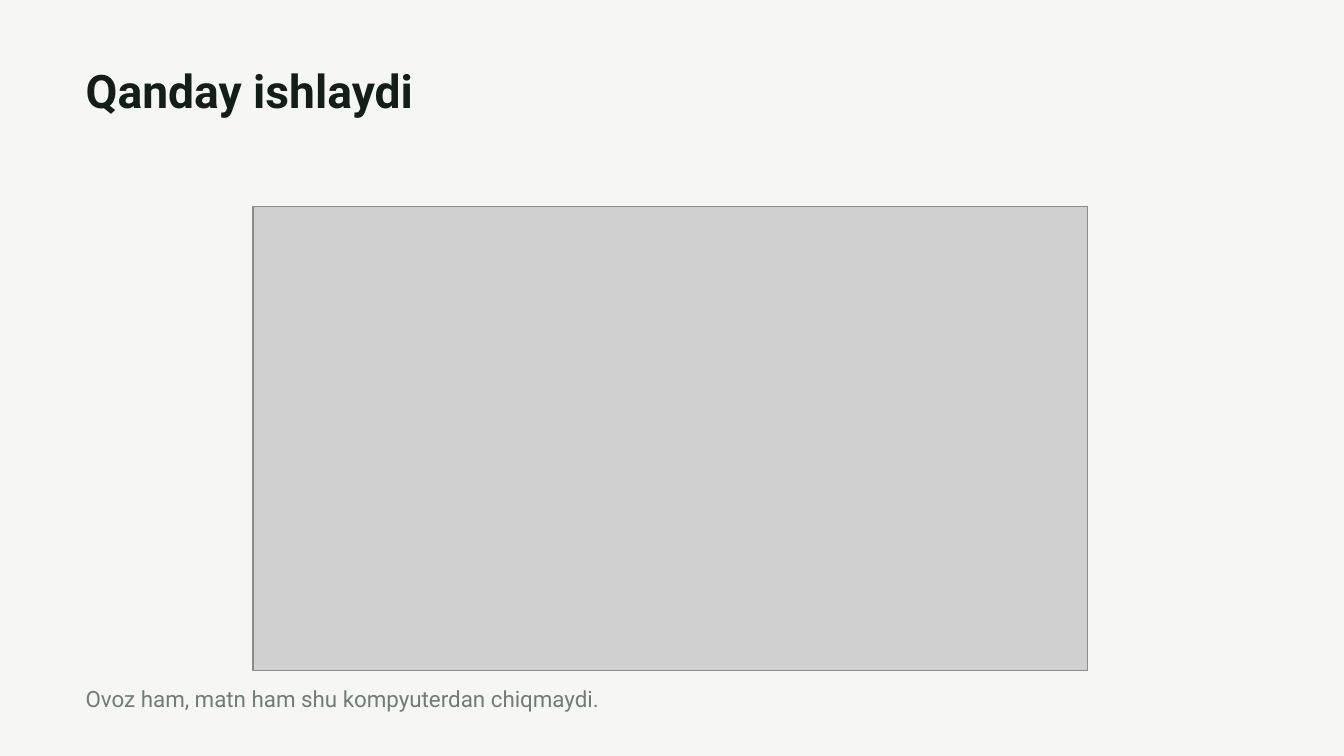
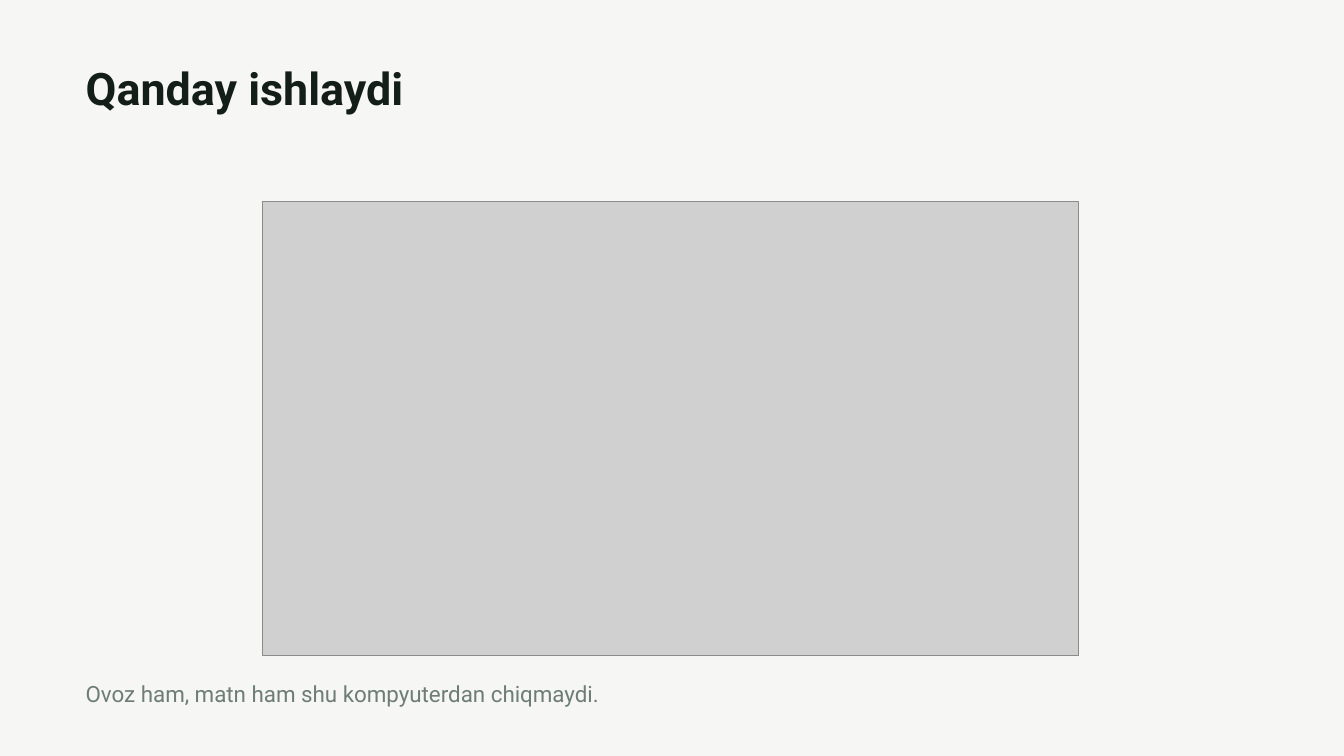
Before and after one commit to VohidovTohirjon/voice-to-text-openemr, a slide deck: slide 3 of docs/OpenEMR-ovozli-yozuv.pptx. Drawn at 1344x756 pixels with LibreOffice and Linux fonts; fonts in the diff are those of the drawing; grey boxes stand for pictures. Boxes give left, top, right and bottom in pixels: in the first picture for what was removed or moved away, otherwise in the second. Text is boxed around its words. In the diff, an @@ line names an element or a change of style, - is before the commit and + after.

```diff
--- a/docs/OpenEMR-ovozli-yozuv.pptx
+++ b/docs/OpenEMR-ovozli-yozuv.pptx
@@ text "Qanday ishlaydi" at (x1=86, y1=71, x2=403, y2=115): size 33 to 32 pt @@
@@ picture resized from (x1=253, y1=207, x2=1088, y2=670) to (x1=262, y1=202, x2=1079, y2=655) @@
@@ text "Ovoz ham, matn ham shu ..." moved from (x1=86, y1=690, x2=599, y2=712) to (x1=86, y1=685, x2=599, y2=707) @@
```
Also in this commit, not shown: 3 other slides changed, 2 slides added, 1 slide removed, 2 other files.
